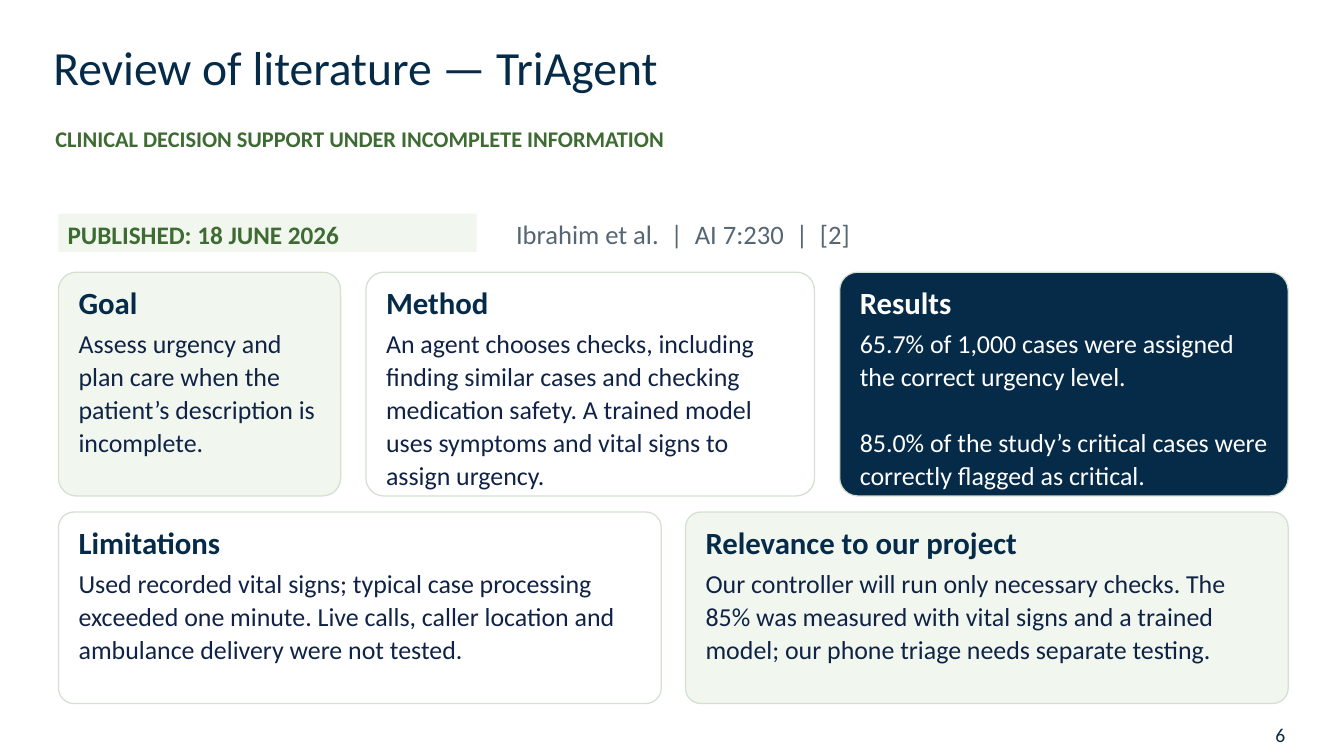
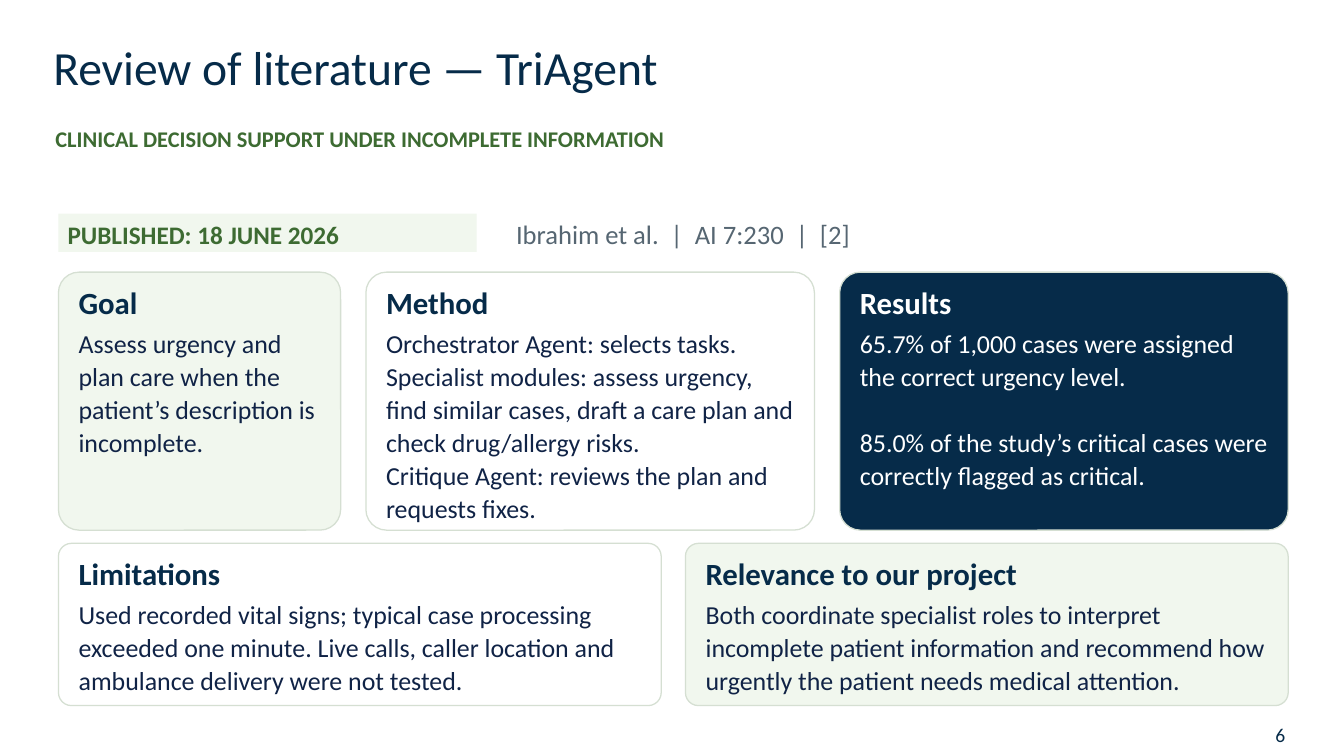
Before and after one commit to 3bdoo04/Uni-Grad, a slide deck: slide 6 of Review/Presentation/Uni-Grad - Midterm Presentation.pptx. Drawn at 1344x756 pixels with LibreOffice and Linux fonts; fonts in the diff are those of the drawing; background and template pictures are left out. Boxes give left, top, right and bottom in pixels: in the first picture for what was removed or moved away, otherwise in the second. Text is boxed around its words. In the diff, an @@ line names an element or a change of style, - is before the commit and + after.

Commit message:
Refocus literature on medical guidance and agent roles

```diff
--- a/Review/Presentation/Uni-Grad - Midterm Presentation.pptx
+++ b/Review/Presentation/Uni-Grad - Midterm Presentation.pptx
@@ rounded rectangle: place and size @@
-rounded rectangle at (58,272,341,496)
+rounded rectangle at (58,272,341,530)
@@ rounded rectangle: place and size @@
-rounded rectangle at (366,272,815,496)
+rounded rectangle at (366,272,815,530)
@@ rounded rectangle: place and size @@
-rounded rectangle at (840,272,1289,496)
+rounded rectangle at (840,272,1289,530)
@@ text at (386,335,793,523): text changed @@
-An agent chooses checks, including finding similar cases and checking medication safety. A trained model uses symptoms and vital signs to assign urgency.
+Orchestrator Agent: selects tasks.
+Specialist modules: assess urgency, find similar cases, draft a care plan and check drug/allergy risks.
+Critique Agent: reviews the plan and requests fixes.
@@ rounded rectangle: place and size @@
-rounded rectangle at (58,512,661,704)
+rounded rectangle at (58,543,661,706)
@@ text "Limitations": place and size @@
-text "Limitations" at (79,532,221,555)
+text "Limitations" at (79,563,221,586)
@@ rounded rectangle: place and size @@
-rounded rectangle at (686,512,1289,704)
+rounded rectangle at (686,543,1289,706)
@@ text "Relevance to our project": place and size @@
-text "Relevance to our project" at (706,532,1016,560)
+text "Relevance to our project" at (706,563,1016,591)
@@ text "Used recorded vital signs; typical ...": place and size @@
-text "Used recorded vital signs; typical ..." at (79,575,615,664)
+text "Used recorded vital signs; typical ..." at (79,606,615,695)
@@ text at (706,606,1265,695): text changed @@
-Our controller will run only necessary checks. The 85% was measured with vital signs and a trained model; our phone triage needs separate testing.
+Both coordinate specialist roles to interpret incomplete patient information and recommend how urgently the patient needs medical attention.
```
Also in this commit, not shown: 1 other slide changed, 17 other files.
